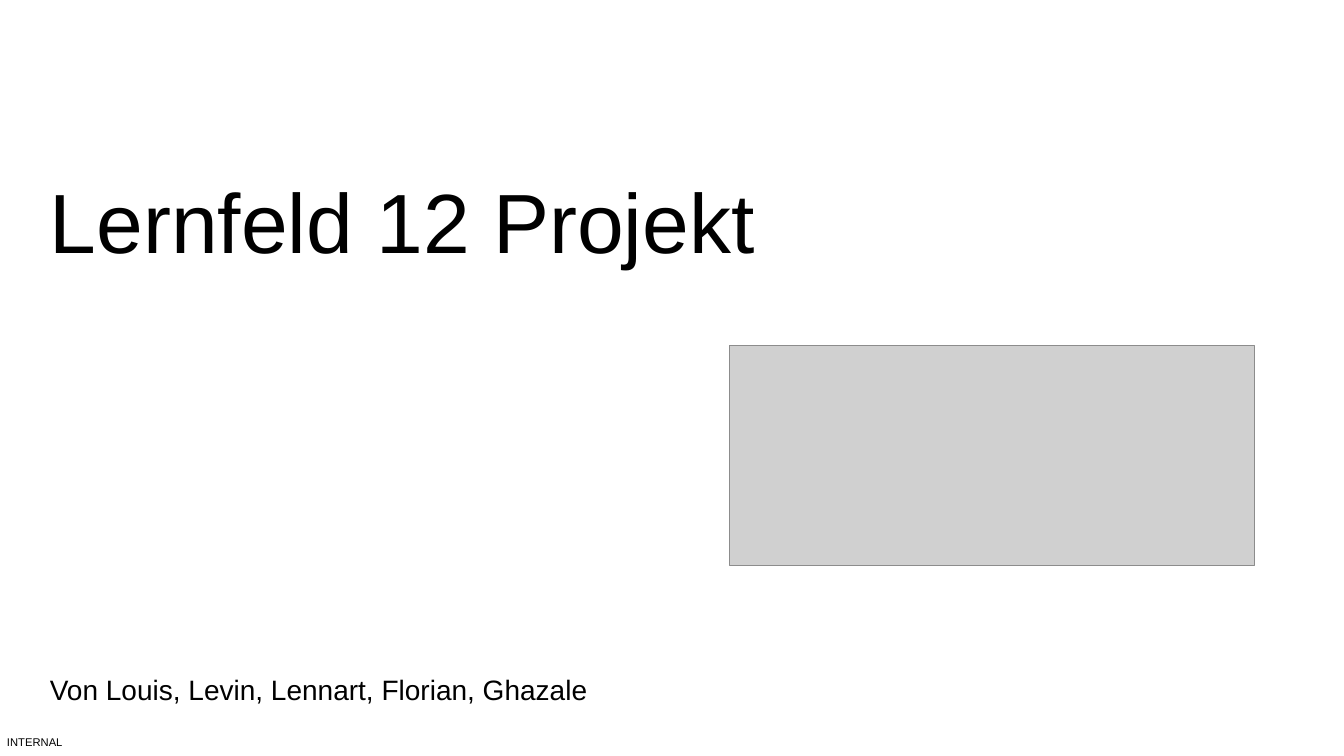
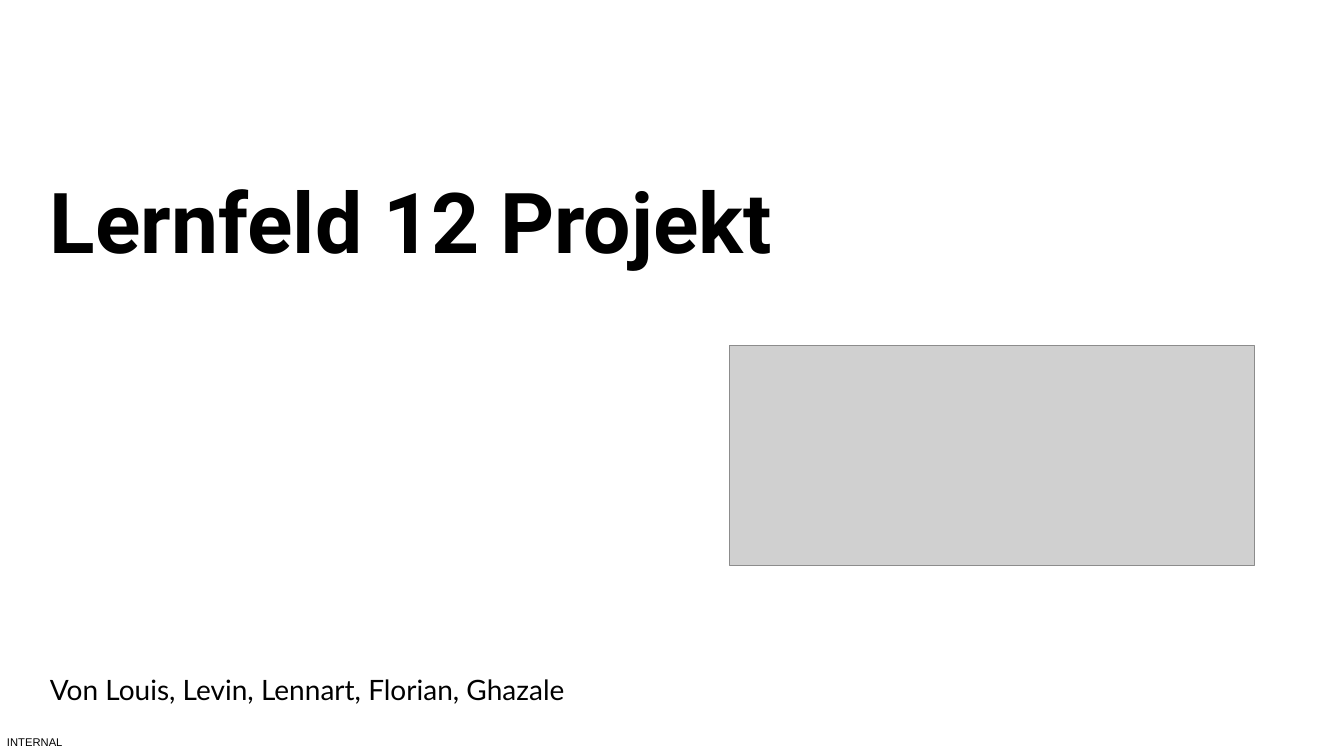
Before and after one commit to BBS2EMDBSEF/Gruppe-C, a slide deck: slide 1 of Dokumentation/Lernfeld 12 Projekt.pptx. Drawn at 1344x756 pixels with LibreOffice and Linux fonts; fonts in the diff are those of the drawing; grey boxes stand for pictures. Boxes give left, top, right and bottom in pixels: in the first picture for what was removed or moved away, otherwise in the second. Text is boxed around its words. In the diff, an @@ line names an element or a change of style, - is before the commit and + after.

Commit message:
Font

```diff
--- a/Dokumentation/Lernfeld 12 Projekt.pptx
+++ b/Dokumentation/Lernfeld 12 Projekt.pptx
@@ title "Lernfeld 12 Projekt" at bbox=[50, 189, 772, 271]: font Arial to Roboto, bold on @@
@@ subtitle "Von Louis, Levin, Lennart, Florian, ..." at bbox=[50, 679, 564, 704]: font Arial to Lato @@
```
Also in this commit, not shown: 13 other slides changed.
